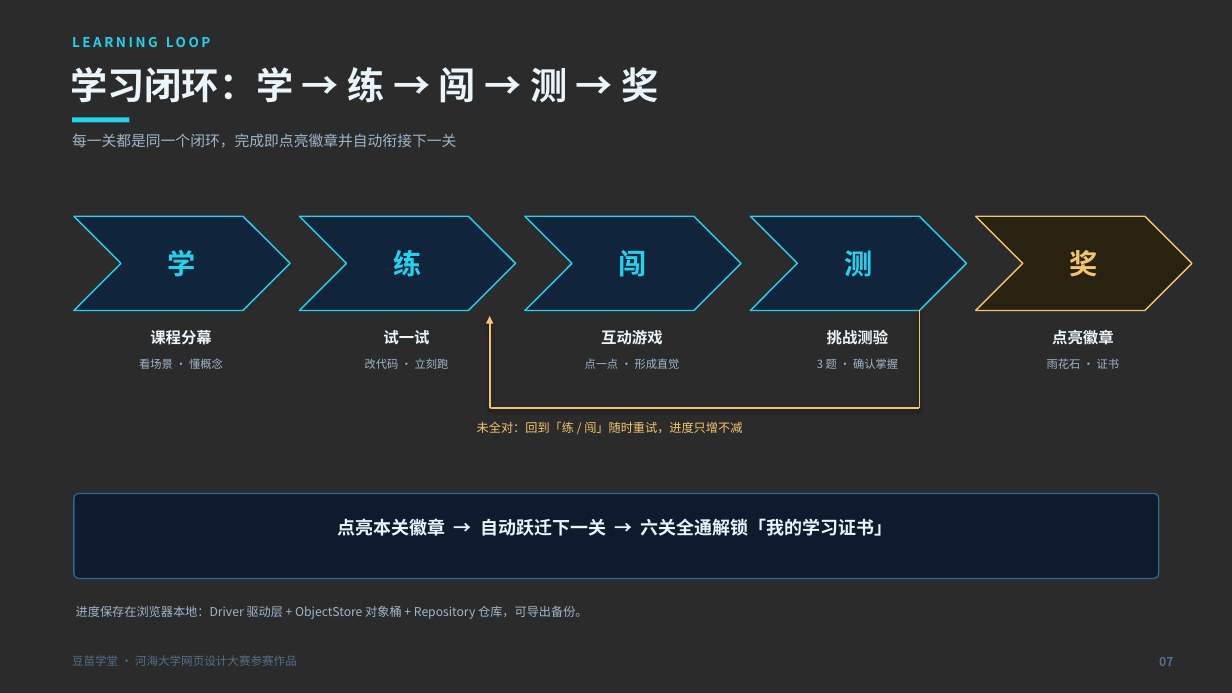
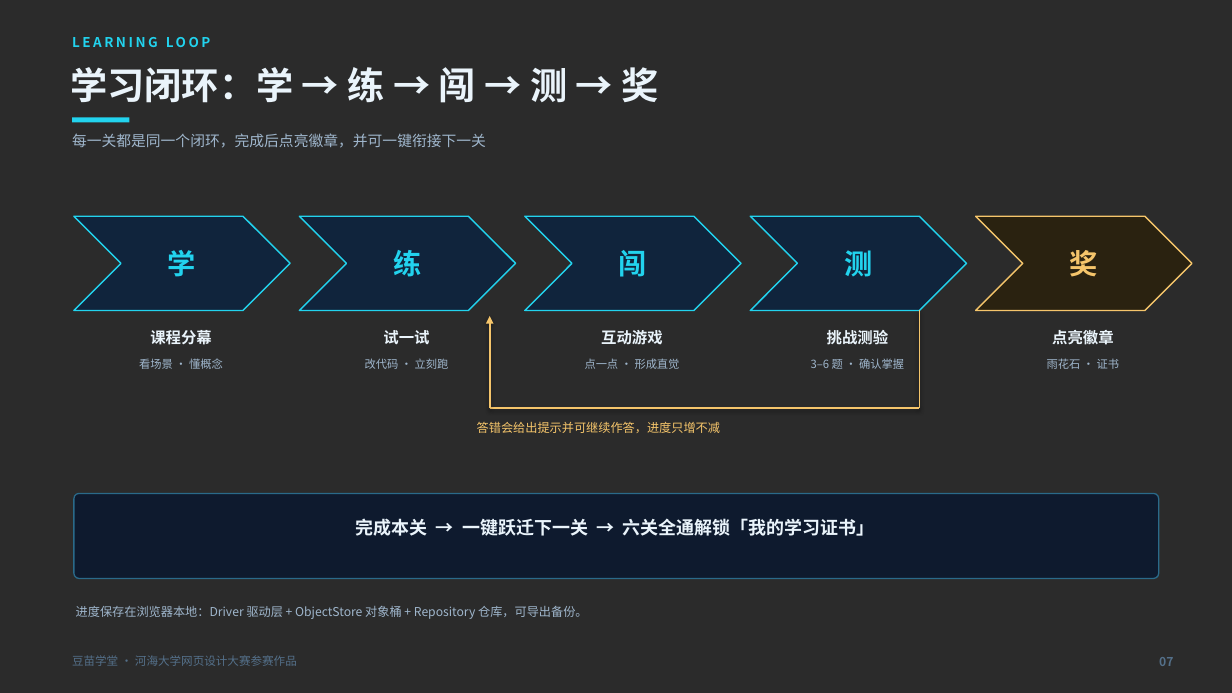
Before and after one commit to wbydxx/doumiao-academy, a slide deck: slide 7 of deliverables/豆苗学堂-演示PPT.pptx. Drawn at 1232x693 pixels with LibreOffice and Linux fonts; fonts in the diff are those of the drawing; background and template pictures are left out; a plain dark background stands for a picture behind light text. Boxes give left, top, right and bottom in pixels: in the first picture for what was removed or moved away, otherwise in the second. Text is boxed around its words. In the diff, an @@ line names an element or a change of style, - is before the commit and + after.

```diff
--- a/deliverables/豆苗学堂-演示PPT.pptx
+++ b/deliverables/豆苗学堂-演示PPT.pptx
@@ text at [72, 133, 486, 148]: text changed @@
-每一关都是同一个闭环，完成即点亮徽章并自动衔接下一关
+每一关都是同一个闭环，完成后点亮徽章，并可一键衔接下一关
@@ text at [811, 358, 904, 369]: text changed @@
-3 题 · 确认掌握
+3–6 题 · 确认掌握
@@ text at [477, 422, 720, 433]: text changed @@
-未全对：回到「练 / 闯」随时重试，进度只增不减
+答错会给出提示并可继续作答，进度只增不减
@@ text at [356, 518, 874, 536]: text changed @@
-点亮本关徽章 → 自动跃迁下一关 → 六关全通解锁「我的学习证书」
+完成本关 → 一键跃迁下一关 → 六关全通解锁「我的学习证书」
```
Also in this commit, not shown: 11 other slides changed, 46 other files.
